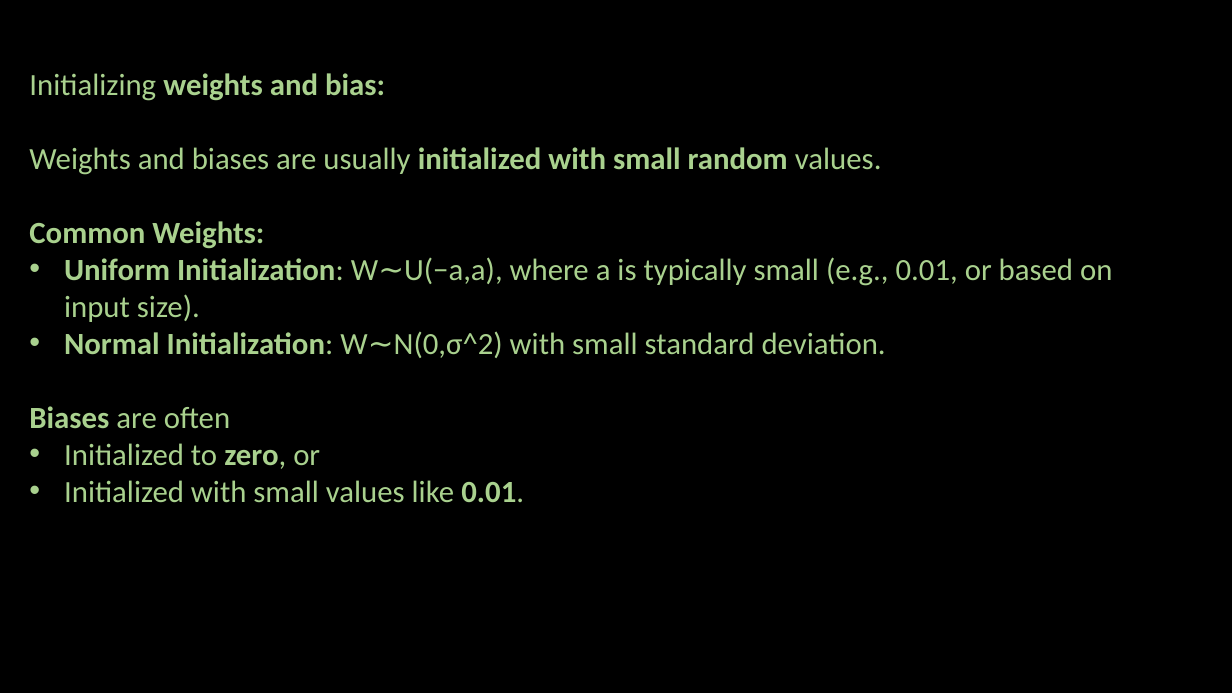
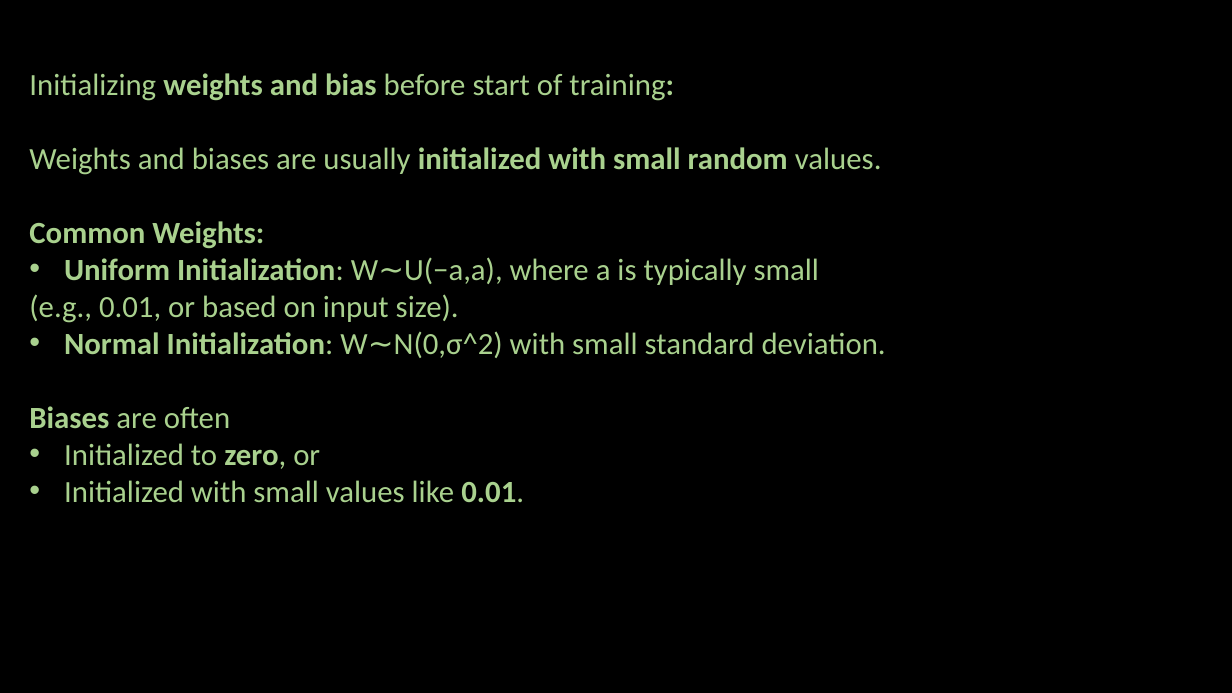
Before and after one commit to ash322ash422/youtube, a slide deck: slide 29 of deep_learning/1_ANN/2-ANN-CORE.pptx (slide 28 before the commit). Drawn at 1232x693 pixels with LibreOffice and Linux fonts; fonts in the diff are those of the drawing; background and template pictures are left out. Boxes give left, top, right and bottom in pixels: in the first picture for what was removed or moved away, otherwise in the second. Text is boxed around its words. In the diff, an @@ line names an element or a change of style, - is before the commit and + after.

```diff
--- a/deep_learning/1_ANN/2-ANN-CORE.pptx
+++ b/deep_learning/1_ANN/2-ANN-CORE.pptx
@@ text at (29,73,674,101): text changed; bold off @@
-Initializing weights and bias:
+Initializing weights and bias before start of training:
@@ text at (29,257,820,323): text changed @@
-• Uniform Initialization: W∼U(−a,a), where a is typically small (e.g., 0.01, or based on input size).
+• Uniform Initialization: W∼U(−a,a), where a is typically small
+(e.g., 0.01, or based on input size).
```
Also in this commit, not shown: 20 other slides changed, 1 slide added, 1 slide removed, 51 other files.
